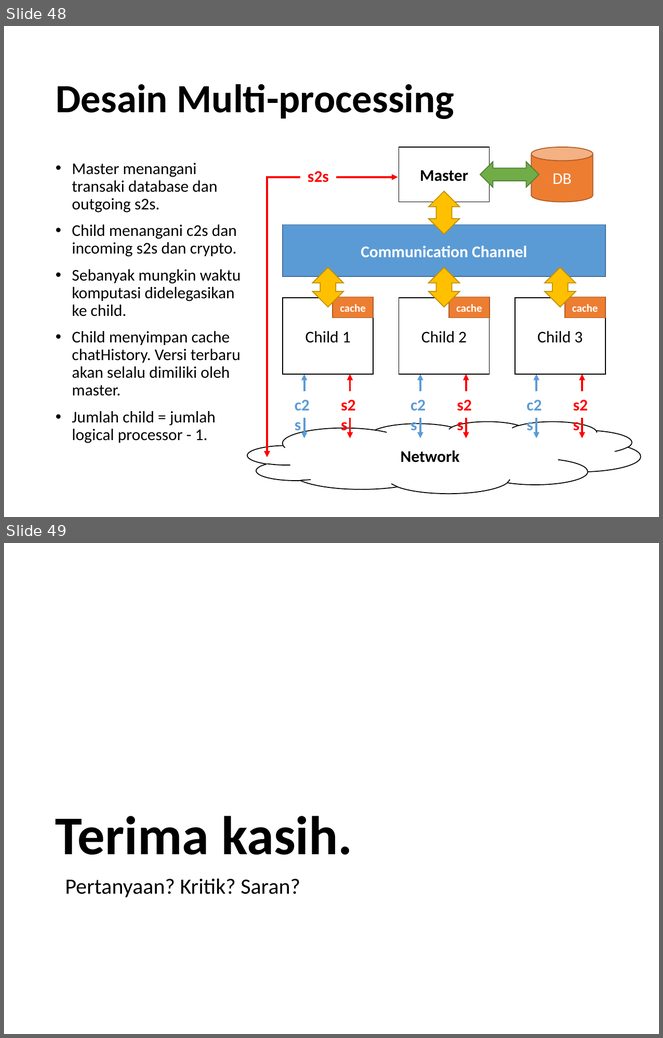
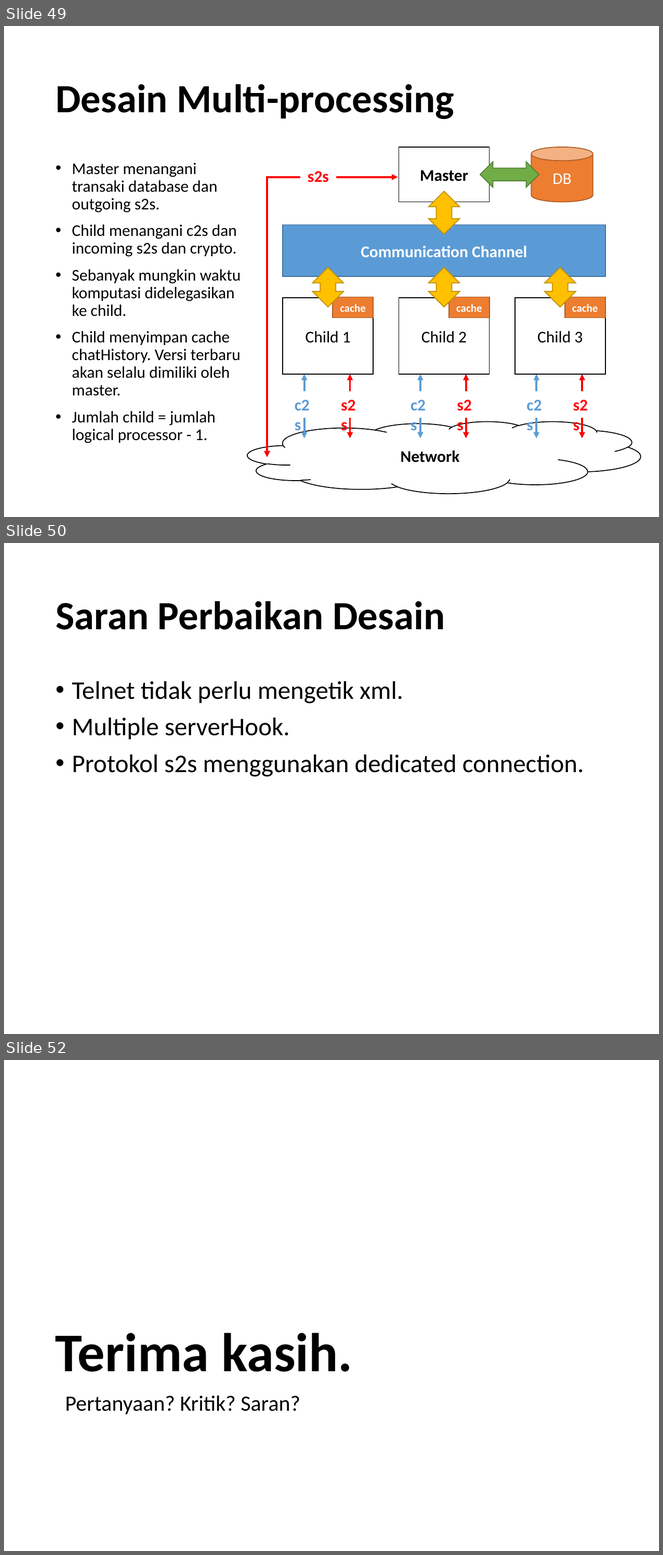
Before and after one commit to yohanesmario/chatserver, a slide deck: docs/Chat Server.pptx. Shown one above the other, each under a label of ours: slides 48 and 49 before the commit, slides 49, 50 and 52 after it; the slides between them are not shown. The pictures are 663x1038 and 663x1555 pixels, drawn with LibreOffice and Linux fonts; fonts in the diff are those of the drawing. Boxes give left, top, right and bottom in pixels: in the first picture for what was removed or moved away, otherwise in the second. Text is boxed around its words. In the diff, an @@ line names an element or a change of style, - is before the commit and + after.

Commit message:
Multiple serverHook

```diff
--- a/docs/Chat Server.pptx
+++ b/docs/Chat Server.pptx
@@ slide 50 added at [4, 543, 659, 1034], background #FFFFFF @@
@@ title added at [55, 601, 445, 630], 44 pt, text #000000, bold @@
+Saran Perbaikan Desain
@@ text added at [72, 681, 584, 777], 28 pt, text #000000 @@
+• Telnet tidak perlu mengetik xml.
+• Multiple serverHook.
+• Protokol s2s menggunakan dedicated connection.
@@ what was slide 48 is now slide 49 @@
@@ what was slide 49 is now slide 52 @@
```
Also in this commit, not shown: 2 other slides added, 5 other files.
